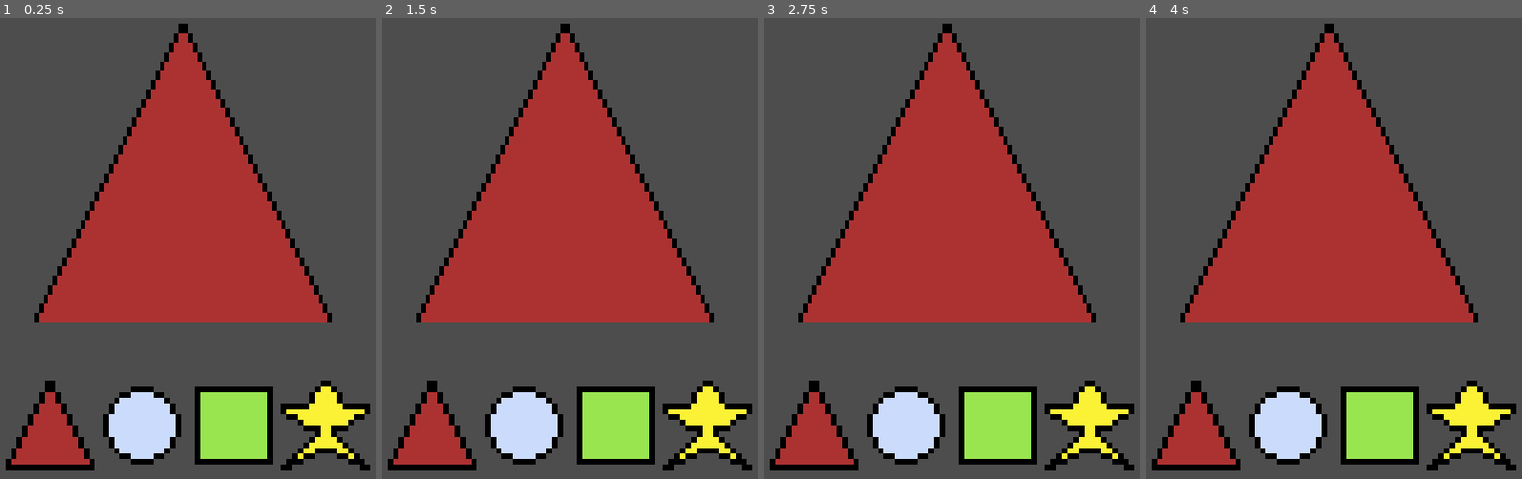
Above: before the commit, frames 1-4 (left to right).
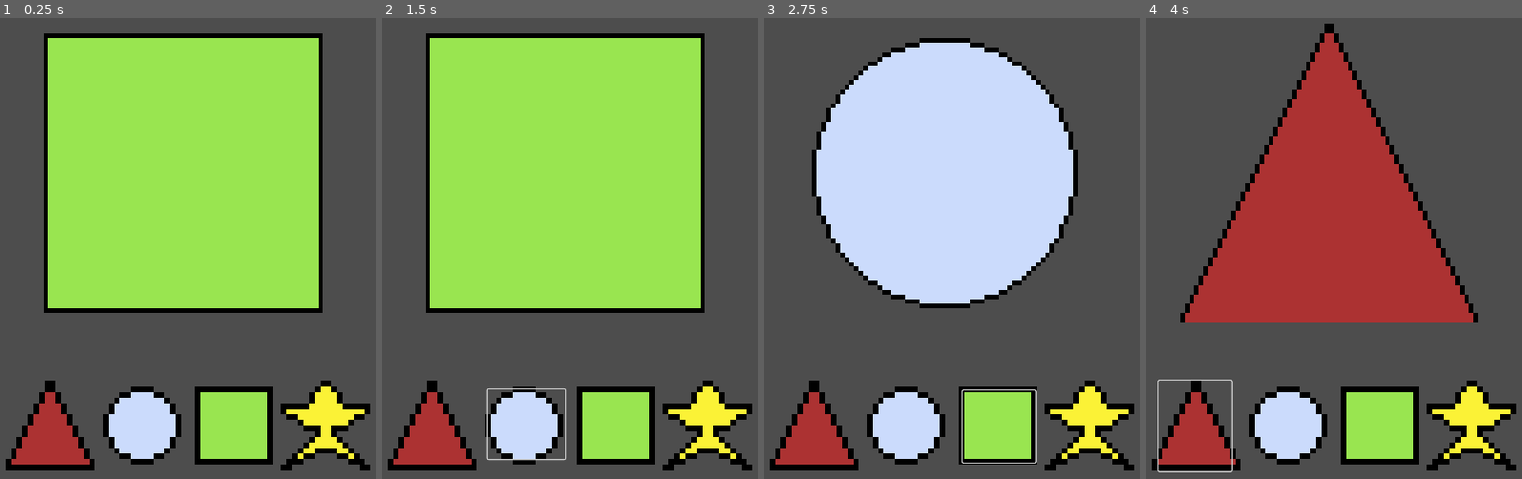
Above: after the commit, the same moments.

Repository: Yenoshome/Shape-Pattern
Game: Godot game, scene res://Scenes/main.tscn
Two runs of this game, one before a commit and one after it. Both use one fixed random seed, a clock stepped at 60 frames per second and the inputs below.
Inputs (mouse positions are in pixels of both pictures, inside the frame that each line leads up to):
- Up to frame 1 (0.25 s): no input
- Up to frame 2 (1.5 s): click (430, 423) at 0.52 s; click (524, 423) at 1.27 s
- Up to frame 3 (2.75 s): click (1000, 428) at 2.02 s
- Up to frame 4 (4 s): click (1473, 432) at 2.77 s; click (1194, 423) at 3.52 s

The runs differ from the first frame. In frame 1, 47% of the frame differs, in the area x 9-89%, y 1-67%; in frame 2, 47%, in the area x 9-89%, y 1-97%; in frame 3, 39%; in frame 4, 0.3%.

Commit message:
Add files via upload

Diff:
--- a/Scenes/main.tscn
+++ b/Scenes/main.tscn
@@ -12,7 +12,7 @@
 
 [node name="Main" type="Node2D"]
 script = ExtResource("1_jven1")
-shapes = Array[Texture2D]([ExtResource("1_gy0c4"), ExtResource("3_t8ntn"), ExtResource("4_3hl5d"), ExtResource("5_yp7fm")])
+shapes = Array[Texture2D]([ExtResource("5_yp7fm"), ExtResource("1_gy0c4"), ExtResource("3_t8ntn"), ExtResource("4_3hl5d")])
 
 [node name="GameUI" type="CanvasLayer" parent="."]
 
@@ -36,11 +36,26 @@
 size_flags_horizontal = 2
 texture = ExtResource("2_bscia")
 
+[node name="TriangleButton" type="Button" parent="GameUI/SmallBoxesContainer/SmallBox1"]
+layout_mode = 0
+offset_left = 12.0
+offset_right = 134.0
+offset_bottom = 151.0
+flat = true
+
 [node name="SmallBox2" type="TextureRect" parent="GameUI/SmallBoxesContainer"]
 custom_minimum_size = Vector2(150, 150)
 layout_mode = 2
 size_flags_horizontal = 2
 texture = ExtResource("3_sqckn")
+
+[node name="CircleButton" type="Button" parent="GameUI/SmallBoxesContainer/SmallBox2"]
+layout_mode = 0
+offset_left = 14.0
+offset_top = 14.0
+offset_right = 144.0
+offset_bottom = 131.0
+flat = true
 
 [node name="SmallBox3" type="TextureRect" parent="GameUI/SmallBoxesContainer"]
 custom_minimum_size = Vector2(150, 150)
@@ -48,12 +63,32 @@
 size_flags_horizontal = 2
 texture = ExtResource("4_rab6y")
 
+[node name="SquareButton" type="Button" parent="GameUI/SmallBoxesContainer/SmallBox3"]
+layout_mode = 0
+offset_left = 16.0
+offset_top = 16.0
+offset_right = 138.0
+offset_bottom = 137.0
+flat = true
+
 [node name="SmallBox4" type="TextureRect" parent="GameUI/SmallBoxesContainer"]
 custom_minimum_size = Vector2(150, 150)
 layout_mode = 2
 size_flags_horizontal = 2
 texture = ExtResource("5_00dcu")
 
+[node name="StarButton" type="Button" parent="GameUI/SmallBoxesContainer/SmallBox4"]
+layout_mode = 0
+offset_left = 16.0
+offset_top = 18.0
+offset_right = 138.0
+offset_bottom = 152.0
+flat = true
+
 [node name="SequenceTimer" type="Timer" parent="."]
 
+[connection signal="pressed" from="GameUI/SmallBoxesContainer/SmallBox1/TriangleButton" to="." method="_on_triangle_button_pressed"]
+[connection signal="pressed" from="GameUI/SmallBoxesContainer/SmallBox2/CircleButton" to="." method="_on_circle_button_pressed"]
+[connection signal="pressed" from="GameUI/SmallBoxesContainer/SmallBox3/SquareButton" to="." method="_on_square_button_pressed"]
+[connection signal="pressed" from="GameUI/SmallBoxesContainer/SmallBox4/StarButton" to="." method="_on_star_button_pressed"]
 [connection signal="timeout" from="SequenceTimer" to="." method="_on_sequence_timer_timeout"]
--- a/Scripts/main.gd
+++ b/Scripts/main.gd
@@ -4,6 +4,8 @@
 # VARIABLES
 @export var shapes : Array[Texture2D] = []
 var shape_sequence = []
+var player_sequence = []
+var is_waiting_for_input = false
 var current_index = 0
 var is_displaying_sequence = true
 
@@ -16,9 +18,33 @@
 	current_index = 0
 
 func generate_sequence(length):
-	shape_sequence = []
-	for i in range(length):
-		shape_sequence.append(shapes[randi() % shapes.size()])
+	if length > shapes.size():
+		print ("Error, length is too much")
+		return
+
+	var shuffled_shapes = shapes.duplicate()
+	shuffled_shapes.shuffle()
+
+	shape_sequence = shuffled_shapes.slice(0, length)
+
+
+func reset_game():
+	player_sequence.clear()
+	current_index = 0
+	is_waiting_for_input = false
+
+	generate_sequence(4)
+	print ("Hey,new round has started!!!")
+
+
+func check_player_sequence():
+	if player_sequence.size() == shape_sequence.size():
+		if player_sequence == shape_sequence:
+			print("Coorect!! You Won the Game")
+		else:
+			print("You are a loser!!!!")
+		reset_game()
+
 
 func display_next_shape():
 	if current_index < shape_sequence.size():
@@ -27,8 +53,32 @@
 		$SequenceTimer.start()
 	else:
 		is_displaying_sequence = false
+		is_waiting_for_input = true
 		print ("Sequence is complete!! Now waiting for player input")
 
 
 func _on_sequence_timer_timeout():
 	display_next_shape()
+
+func _on_triangle_button_pressed():
+	if is_waiting_for_input:
+		player_sequence.append(shapes[0])
+		check_player_sequence()
+
+
+func _on_circle_button_pressed():
+	if is_waiting_for_input:
+		player_sequence.append(shapes[1])
+		check_player_sequence()
+
+
+func _on_square_button_pressed():
+	if is_waiting_for_input:
+		player_sequence.append(shapes[2])
+		check_player_sequence()
+
+
+func _on_star_button_pressed():
+	if is_waiting_for_input:
+		player_sequence.append(shapes[3])
+		check_player_sequence()
